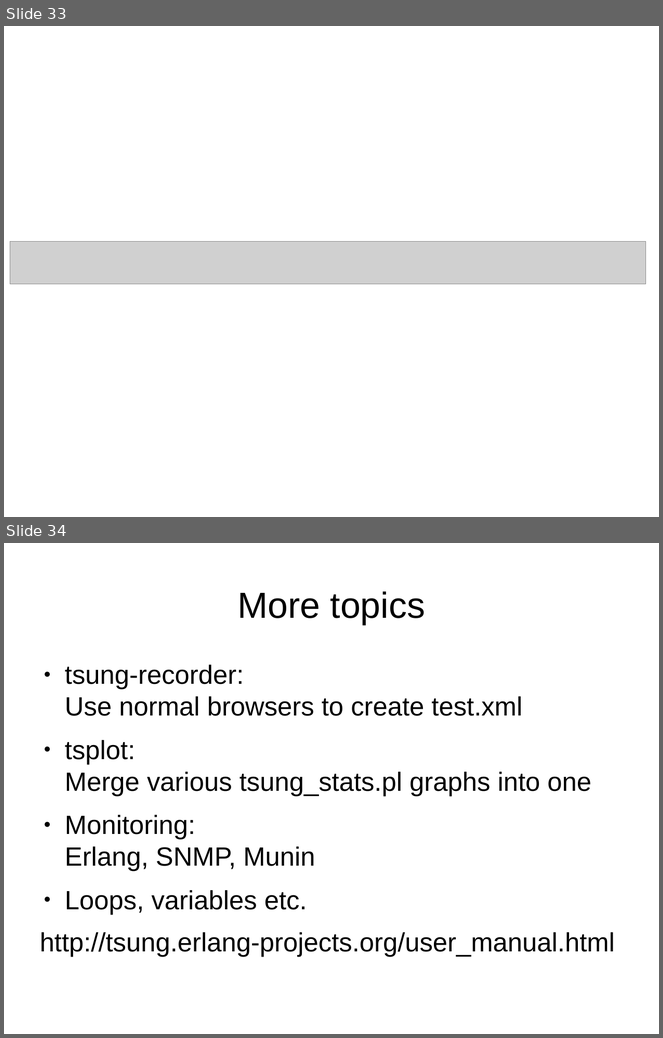
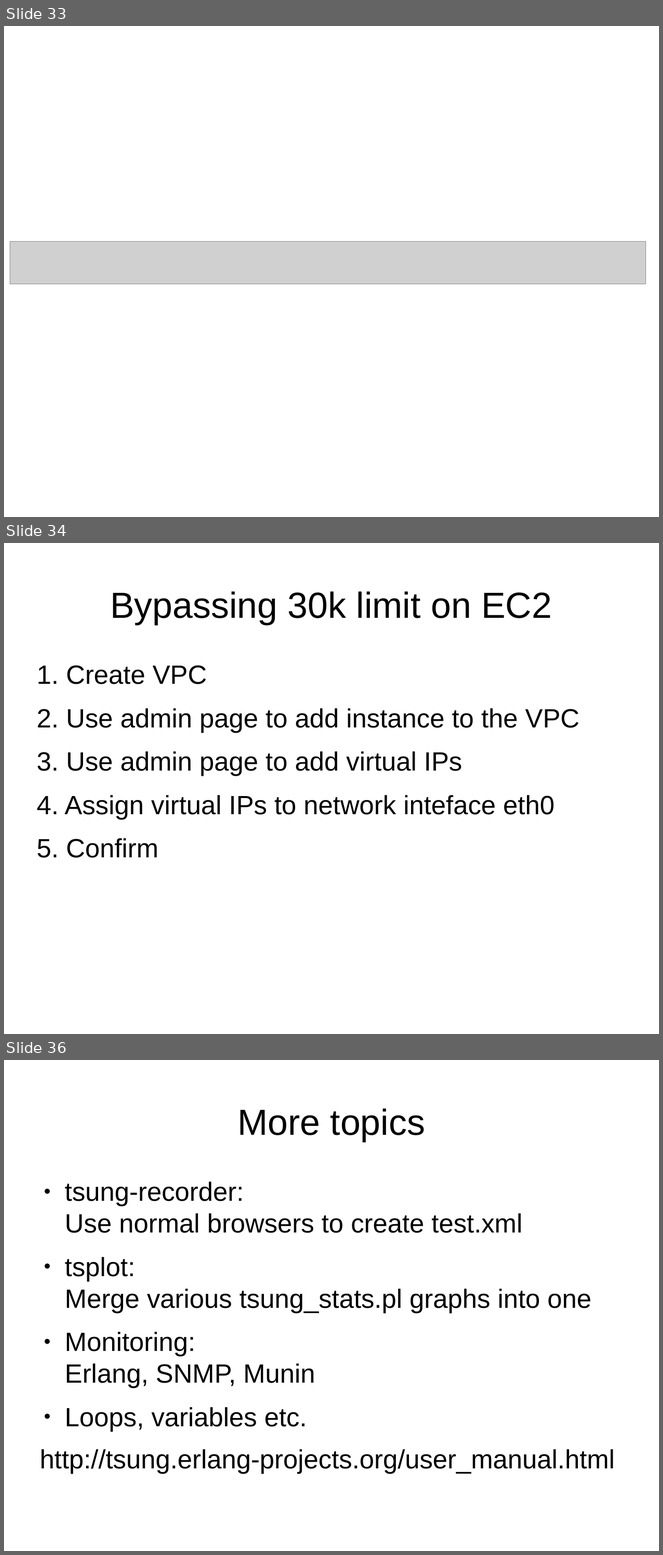
Before and after one commit to ngocdaothanh/tsart, a slide deck: tsung.odp. Shown one above the other, each under a label of ours: slides 33 and 34 before the commit, slides 33, 34 and 36 after it; the slides between them are not shown. The pictures are 663x1038 and 663x1555 pixels, drawn with LibreOffice and Linux fonts; fonts in the diff are those of the drawing; grey boxes stand for pictures. Boxes give left, top, right and bottom in pixels: in the first picture for what was removed or moved away, otherwise in the second. Text is boxed around its words. In the diff, an @@ line names an element or a change of style, - is before the commit and + after.

Commit message:
Bypassing 30k limit on EC2

```diff
--- a/tsung.odp
+++ b/tsung.odp
@@ slide 34 added at [4, 543, 659, 1034], background #FFFFFF @@
@@ title added at [110, 591, 552, 625], 44 pt, text #000000 @@
+Bypassing 30k limit on EC2
@@ text added at [37, 665, 580, 858], 32 pt, text #000000 @@
+1. Create VPC
+2. Use admin page to add instance to the VPC
+3. Use admin page to add virtual IPs
+4. Assign virtual IPs to network inteface eth0
+5. Confirm
@@ what was slide 34 is now slide 36 @@
```
Also in this commit, not shown: 1 other slide added.
